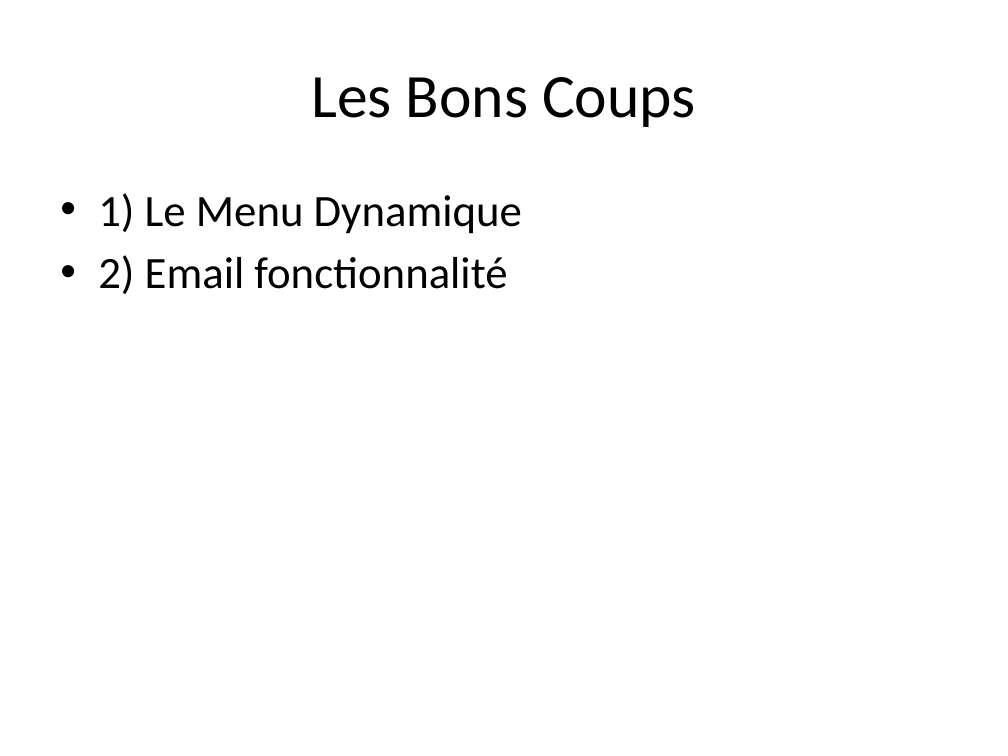
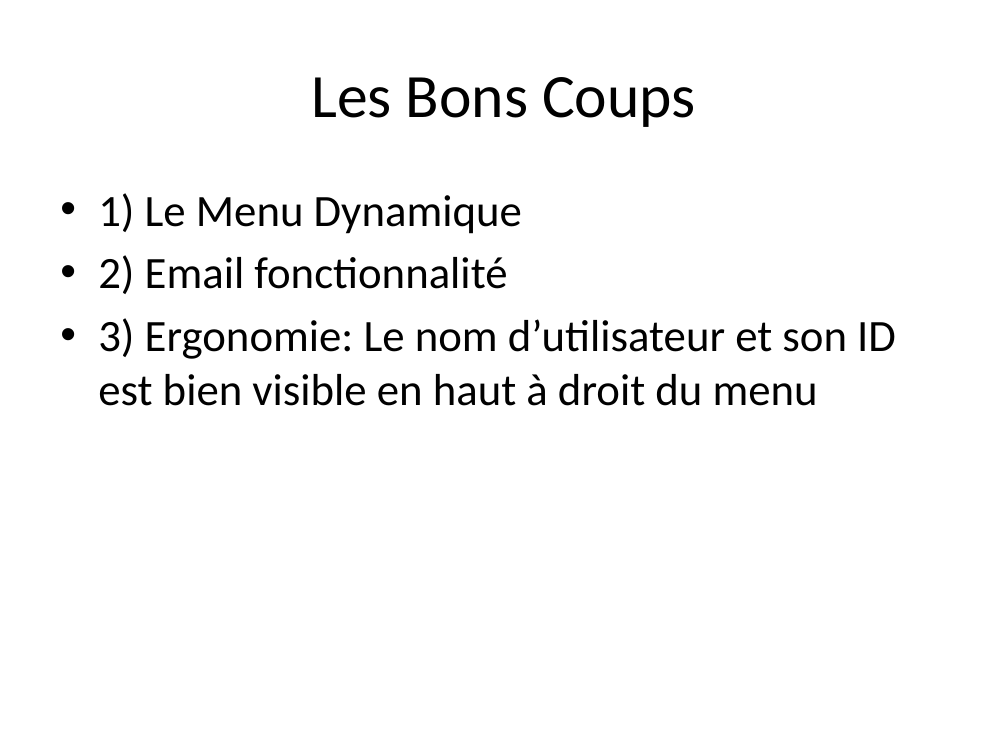
Before and after one commit to onlyad9/CBdeB_S5_PRJ_Demo, a slide deck: slide 6 of RendezVousMédicaux.pptx. Drawn at 1008x756 pixels with LibreOffice and Linux fonts; fonts in the diff are those of the drawing. Boxes give left, top, right and bottom in pixels: in the first picture for what was removed or moved away, otherwise in the second. Text is boxed around its words. In the diff, an @@ line names an element or a change of style, - is before the commit and + after.

```diff
--- a/RendezVousMédicaux.pptx
+++ b/RendezVousMédicaux.pptx
@@ text at bbox=[98, 318, 896, 406]: paragraph added @@
+• 3) Ergonomie: Le nom d’utilisateur et son ID est bien visible en haut à droit du menu
```
Also in this commit, not shown: 3 other slides changed.
